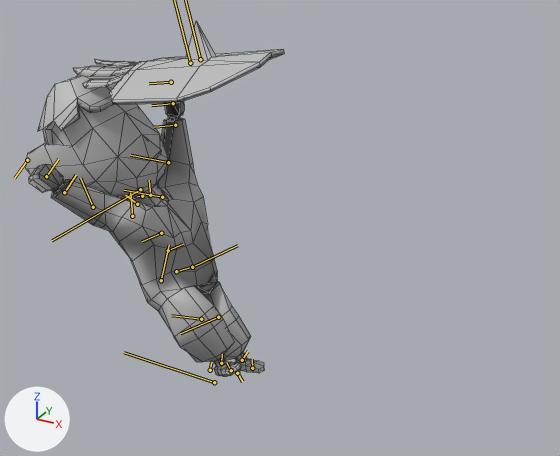
Renders of the FBX model Assets/Resources/Animations/Player/JumpRun/HugoPlayerJump.fbx from each side of a commit.
Before and after are seen from a 50 mm lens placed at (1.42, -2.063, 1.741), pointed at (0.283, 0.004, 0.707). Arrows for +X, +Y and +Z are at lower left; the lights stay in place. Both versions are drawn at frame 21 of the action 'PlayerJump'; the numbers are the values there. The bones that bend it are drawn over the model as lines. Mesh edges are drawn as thin lines.

The first picture shows 'MayanMask4', 'hugo'.
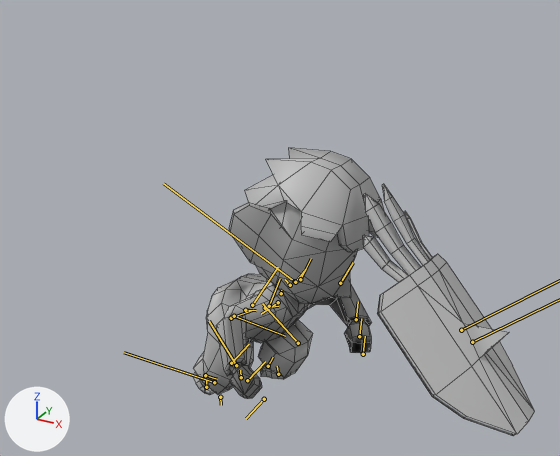
What the commit changed:
Bone 'bind_pelvis_01' (bone_bind_pelvis_01) moves from (-1.1, -2.9, 16.3) to (-7.5, 3.3, -15.1).
Bone 'bind_pelvis_01' (bone_bind_pelvis_01) turns from (-18, -10, -2) to (26, 60, 51) degrees about its own x, y and z.
Bone 'bind_spine_01' (bone_bind_spine_01) moves from (0.3, -0.9, 2.4) to (0.0, 0.0, 0.0).
Bone 'bind_spine_01' (bone_bind_spine_01) turns from (14, -14, -6) to (6, -11, -18) degrees about its own x, y and z.
Bone 'bind_neck_01' (bone_bind_neck_01) moves from (4.0, 2.4, 1.6) to (-2.1, 3.5, 1.6).
Bone 'bind_neck_01' (bone_bind_neck_01) turns from (4, -8, 7) to (2, 0, 32) degrees about its own x, y and z.
Bone 'bind_l_shourder_02' (bone_bind_l_shourder_02) moves from (-3.9, 3.7, -1.2) to (-1.1, -1.0, -3.9).
Bone 'bind_l_shourder_02' (bone_bind_l_shourder_02) turns from (-3, 2, 8) to (-22, -6, 9) degrees about its own x, y and z.
Bone 'bind_l_arm_01' (bone_bind_l_arm_01) turns from (-44, -13, 46) to (-7, -55, 16) degrees about its own x, y and z.
Bone 'bind_l_forearm_01' (bone_bind_l_forearm_01) turns from (0, -6, 0) to (0, -54, 0) degrees about its own x, y and z.
Bone 'bind_l_hand_01' (bone_bind_l_hand_01) turns from (-6, -18, 18) to (0, -28, 23) degrees about its own x, y and z.
Bone 'bind_r_shourder_02' (bone_bind_r_shourder_02) moves from (-0.9, 4.1, 0.7) to (1.8, -0.4, 3.0).
Bone 'bind_r_shourder_02' (bone_bind_r_shourder_02) turns from (0, 4, -8) to (16, 16, -6) degrees about its own x, y and z.
Bone 'bind_r_arm_01' (bone_bind_r_arm_01) moves from (-0.1, 0.1, 0.1) to (0.0, 0.0, 0.0).
Bone 'bind_r_arm_01' (bone_bind_r_arm_01) turns from (36, -16, 44) to (7, -12, -4) degrees about its own x, y and z.
Bone 'bind_r_forearm_01' (bone_bind_r_forearm_01) moves from (0.0, -0.1, 0.0) to (-0.1, -0.1, -0.1).
Bone 'bind_r_forearm_01' (bone_bind_r_forearm_01) turns from (1, 10, -20) to (-41, 44, -37) degrees about its own x, y and z.
Bone 'bind_r_hand_01' (bone_bind_r_hand_01) turns from (-32, 10, 28) to (-25, 30, 43) degrees about its own x, y and z.
Bone 'bind_l_upreg_01' (bone_bind_l_upreg_01) turns from (-28, 6, 11) to (13, 4, 121) degrees about its own x, y and z.
Bone 'bind_l_reg_01' (bone_bind_l_reg_01) turns from (0, 0, -22) to (0, 0, 79) degrees about its own x, y and z.
Bone 'bind_l_foot_01' (bone_bind_l_foot_01) turns from (1, 1, -35) to (-2, -1, 42) degrees about its own x, y and z.
Bone 'bind_r_upreg_01' (bone_bind_r_upreg_01) turns from (5, 9, 42) to (9, 16, 60) degrees about its own x, y and z.
Bone 'bind_r_reg_01' (bone_bind_r_reg_01) turns from (0, 0, 22) to (0, 0, 31) degrees about its own x, y and z.
Bone 'bind_r_toe_01' (bone_bind_r_toe_01) turns from (0, 0, 10) to (0, 0, 51) degrees about its own x, y and z.

Location of each change, (x1, y1, x2, y2) in pixels of the pictures (560 x 456 px):
'hugo', posed (20% narrower, 17% shorter)
    before: (26, 75, 264, 376)
    after: (193, 148, 384, 399)
'MayanMask4', posed (18% narrower, 198% taller)
    before: (73, 21, 284, 105)
    after: (362, 184, 535, 436)
bone 'bind_pelvis_01', root to tip
    before: (176, 271) to (195, 266)
    after: (245, 310) to (256, 310)
bone 'bind_spine_01', root to tip
    before: (168, 250) to (183, 244)
    after: (265, 308) to (278, 306)
bone 'bind_neck_01', root to tip
    before: (142, 196) to (137, 196)
    after: (290, 285) to (285, 279)
bone 'bind_l_shourder_02', root to tip
    before: (150, 195) to (149, 180)
    after: (295, 282) to (306, 269)
bone 'bind_l_arm_01', root to tip
    before: (162, 197) to (124, 190)
    after: (300, 279) to (311, 258)
bone 'bind_l_forearm_01', root to tip
    before: (168, 162) to (130, 155)
    after: (340, 283) to (353, 262)
bone 'bind_l_hand_01', root to tip
    before: (175, 125) to (154, 127)
    after: (356, 319) to (358, 301)
bone 'bind_r_shourder_02', root to tip
    before: (137, 204) to (125, 195)
    after: (281, 293) to (281, 290)
bone 'bind_r_arm_01', root to tip
    before: (132, 216) to (130, 192)
    after: (269, 306) to (280, 278)
bone 'bind_r_forearm_01', root to tip
    before: (93, 207) to (80, 178)
    after: (231, 318) to (253, 310)
bone 'bind_r_hand_01', root to tip
    before: (64, 192) to (76, 175)
    after: (231, 363) to (249, 344)
bone 'bind_l_upreg_01', root to tip
    before: (192, 267) to (237, 245)
    after: (252, 305) to (278, 267)
bone 'bind_l_reg_01', root to tip
    before: (218, 317) to (180, 333)
    after: (298, 343) to (262, 303)
bone 'bind_l_foot_01', root to tip
    before: (242, 360) to (248, 351)
    after: (268, 366) to (273, 357)
bone 'bind_r_upreg_01', root to tip
    before: (161, 280) to (169, 245)
    after: (234, 316) to (285, 336)
bone 'bind_r_reg_01', root to tip
    before: (201, 319) to (171, 315)
    after: (236, 365) to (209, 321)
bone 'bind_r_toe_01', root to tip
    before: (231, 370) to (226, 362)
    after: (206, 387) to (206, 379)
